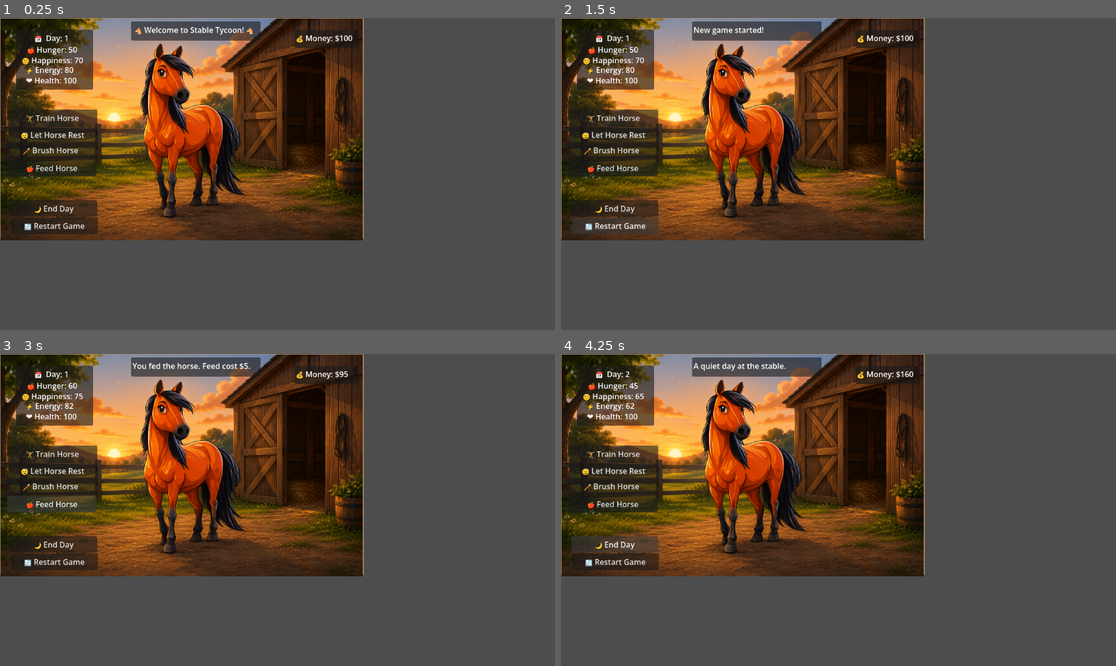
Above: before the commit, frames 1-4 (two rows, left to right).
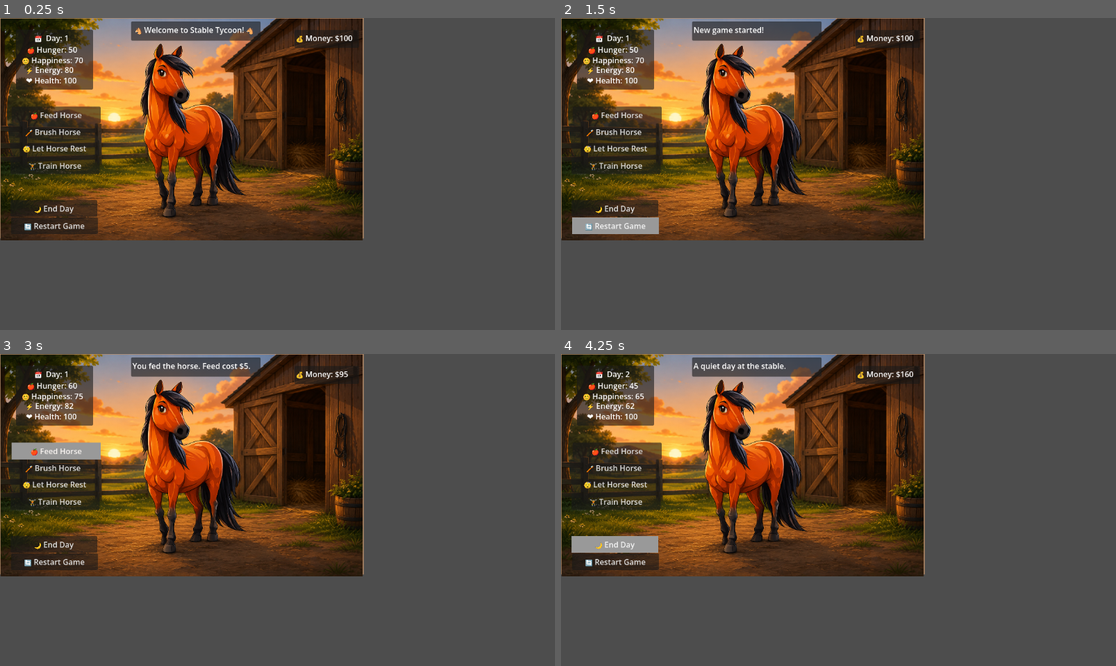
Above: after the commit, the same moments.

Repository: veronica-foltz/stable-tycoon
Game: Godot game, scene res://scenes/main.tscn
Same seed, same stepped clock (60 frames per second), same inputs: the game is played once before the commit and once after it.
Inputs:
- Up to frame 1 (0.25 s): no input
- Up to frame 2 (1.5 s): click "🔄 Restart Game" at 0.5 s; click "🔄 Restart Game" at 1.25 s
- Up to frame 3 (3 s): click "🔄 Restart Game" at 2 s; click "🍎 Feed Horse" at 2.75 s
- Up to frame 4 (4.25 s): click "🌙 End Day" at 3.5 s

The runs differ from the first frame. In frame 1, 0.9% of the frame differs, in the area x 1-19%, y 28-51%; in frame 2, 1.7%; in frame 3, 1.6%; in frame 4, 1.7%, in the area x 1-19%, y 28-64%.

Commit message:
updated buttons
updated buttons

Diff:
--- a/stable-tycoon/scenes/main.tscn
+++ b/stable-tycoon/scenes/main.tscn
@@ -2,6 +2,16 @@
 
 [ext_resource type="Script" uid="uid://djb77cmbuwl68" path="res://scenes/main.gd" id="1_0wfyh"]
 [ext_resource type="Texture2D" uid="uid://c0bovgnp80x3e" path="res://assets/images/Horse Final Picture.png" id="3_sugp2"]
+
+[sub_resource type="StyleBoxFlat" id="StyleBoxFlat_0wfyh"]
+
+[sub_resource type="StyleBoxFlat" id="StyleBoxFlat_sugp2"]
+
+[sub_resource type="StyleBoxFlat" id="StyleBoxFlat_jyhfs"]
+
+[sub_resource type="StyleBoxFlat" id="StyleBoxFlat_tbgi4"]
+
+[sub_resource type="StyleBoxFlat" id="StyleBoxFlat_tefeu"]
 
 [node name="Main" type="Control" unique_id=170610734]
 layout_mode = 3
@@ -51,10 +61,12 @@
 
 [node name="FeedButton" type="Button" parent="." unique_id=345679970]
 layout_mode = 0
-offset_left = 15.0
-offset_top = 294.0
-offset_right = 200.0
-offset_bottom = 329.0
+offset_left = 24.0
+offset_top = 184.0
+offset_right = 209.0
+offset_bottom = 219.0
+theme_override_colors/font_hover_color = Color(0.97922903, 0.9612257, 0.9492242, 1)
+theme_override_styles/hover = SubResource("StyleBoxFlat_0wfyh")
 text = "🍎 Feed Horse"
 
 [node name="HungerLabel" type="Label" parent="." unique_id=2134655799]
@@ -95,6 +107,7 @@
 offset_top = 378.0
 offset_right = 202.0
 offset_bottom = 413.0
+theme_override_styles/hover = SubResource("StyleBoxFlat_sugp2")
 text = "🌙 End Day"
 
 [node name="MoneyLabel" type="Label" parent="." unique_id=851404742]
@@ -107,26 +120,29 @@
 
 [node name="BrushButton" type="Button" parent="." unique_id=2146063052]
 layout_mode = 0
-offset_left = 13.0
-offset_top = 257.0
-offset_right = 198.0
-offset_bottom = 292.0
+offset_left = 18.0
+offset_top = 219.0
+offset_right = 203.0
+offset_bottom = 254.0
+theme_override_styles/hover = SubResource("StyleBoxFlat_jyhfs")
 text = "🪥 Brush Horse"
 
 [node name="RestButton" type="Button" parent="." unique_id=211404699]
 layout_mode = 0
-offset_left = 17.0
-offset_top = 225.0
-offset_right = 202.0
-offset_bottom = 260.0
+offset_left = 21.0
+offset_top = 253.0
+offset_right = 206.0
+offset_bottom = 288.0
+theme_override_styles/hover = SubResource("StyleBoxFlat_tbgi4")
 text = "😴 Let Horse Rest"
 
 [node name="TrainButton" type="Button" parent="." unique_id=827770987]
 layout_mode = 0
-offset_left = 17.0
-offset_top = 190.0
-offset_right = 202.0
-offset_bottom = 225.0
+offset_left = 22.0
+offset_top = 289.0
+offset_right = 207.0
+offset_bottom = 324.0
+theme_override_styles/hover = SubResource("StyleBoxFlat_tefeu")
 text = "🏋️ Train Horse"
 
 [node name="StatusLabel" type="Label" parent="." unique_id=232731945]
@@ -151,6 +167,7 @@
 offset_top = 414.0
 offset_right = 203.0
 offset_bottom = 449.0
+theme_override_styles/hover = SubResource("StyleBoxFlat_sugp2")
 text = "🔄 Restart Game"
 
 [connection signal="pressed" from="FeedButton" to="." method="_on_feed_button_pressed"]
